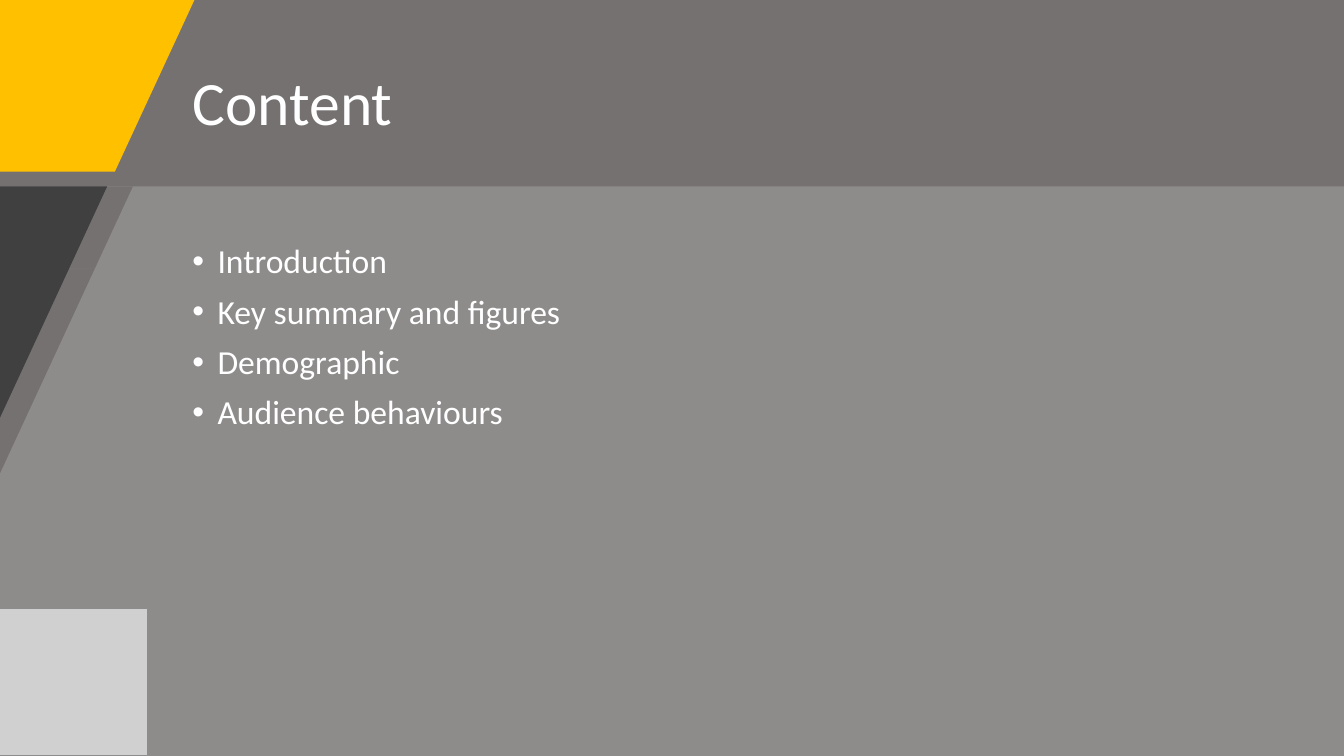
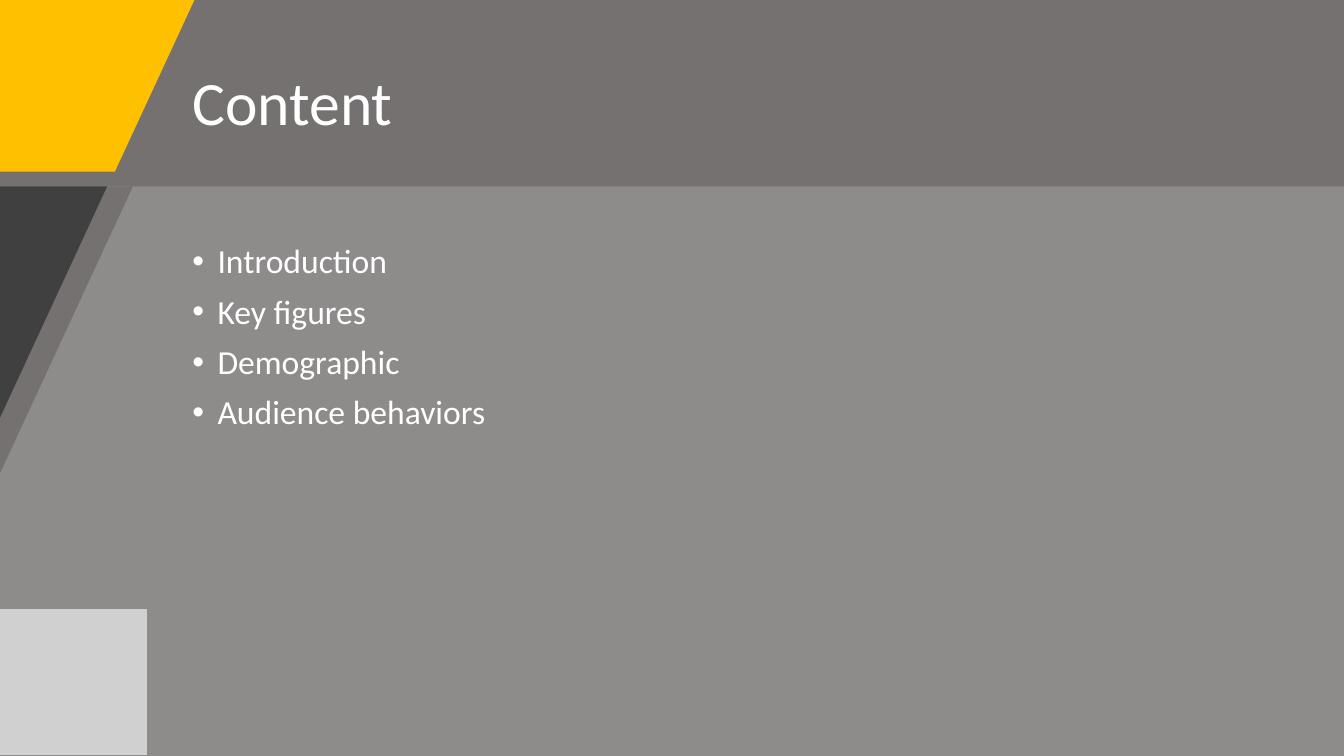
Before and after one commit to leonghchan/nfl-audience-analysis, a slide deck: slide 2 of NFL_Audience_Presentation.pptx. Drawn at 1344x756 pixels with LibreOffice and Linux fonts; fonts in the diff are those of the drawing; grey boxes stand for pictures. Boxes give left, top, right and bottom in pixels: in the first picture for what was removed or moved away, otherwise in the second. Text is boxed around its words. In the diff, an @@ line names an element or a change of style, - is before the commit and + after.

```diff
--- a/NFL_Audience_Presentation.pptx
+++ b/NFL_Audience_Presentation.pptx
@@ text at <box>218,301,366,330</box>: text changed @@
-• Key summary and figures
+• Key figures
@@ text at <box>218,401,485,424</box>: text changed @@
-• Audience behaviours
+• Audience behaviors
```
Also in this commit, not shown: 2 other slides changed, 15 slides added, 4 slides removed, 9 other files.
